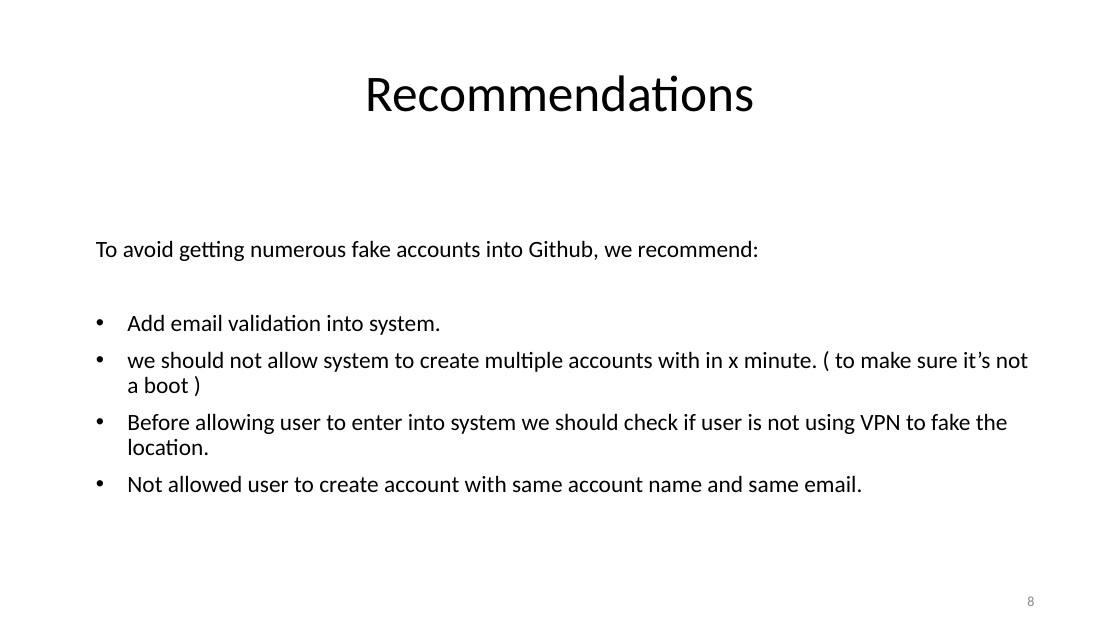
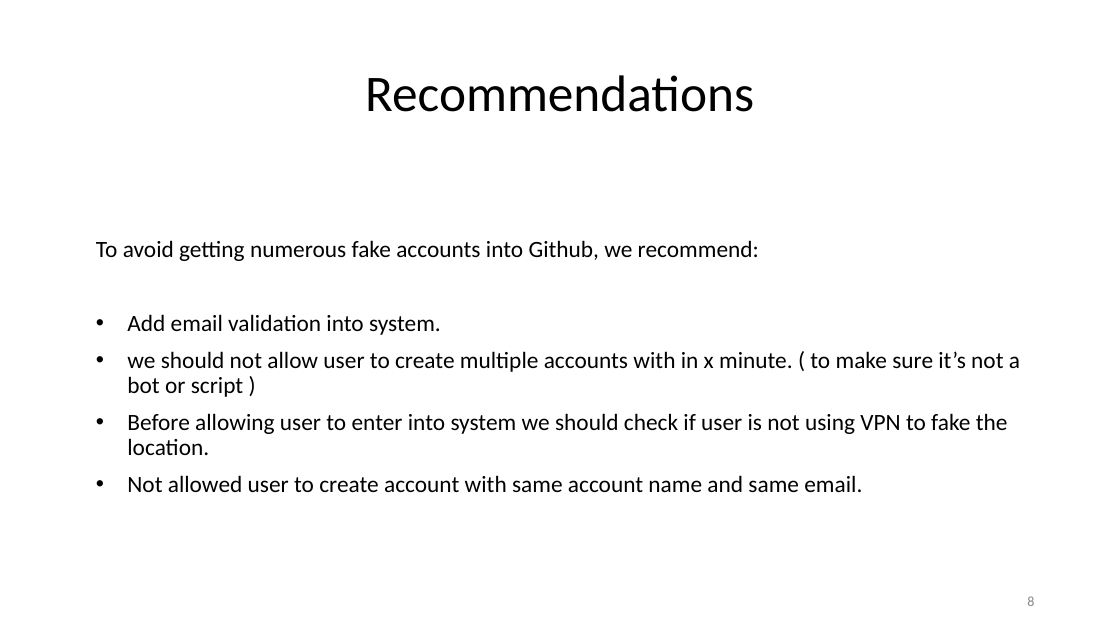
Before and after one commit to karimkhamwani/python-data-analysis, a slide deck: slide 8 of Capstone_600.pptx. Drawn at 1120x630 pixels with LibreOffice and Linux fonts; fonts in the diff are those of the drawing; background and template pictures are left out. Boxes give left, top, right and bottom in pixels: in the first picture for what was removed or moved away, otherwise in the second. Text is boxed around its words. In the diff, an @@ line names an element or a change of style, - is before the commit and + after.

```diff
--- a/Capstone_600.pptx
+++ b/Capstone_600.pptx
@@ text at bbox=[127, 351, 1020, 397]: text changed @@
-• we should not allow system to create multiple accounts with in x minute. ( to make sure it’s not a boot )
+• we should not allow user to create multiple accounts with in x minute. ( to make sure it’s not a bot or script )
```
Also in this commit, not shown: 1 other slide changed, 1 other file.
